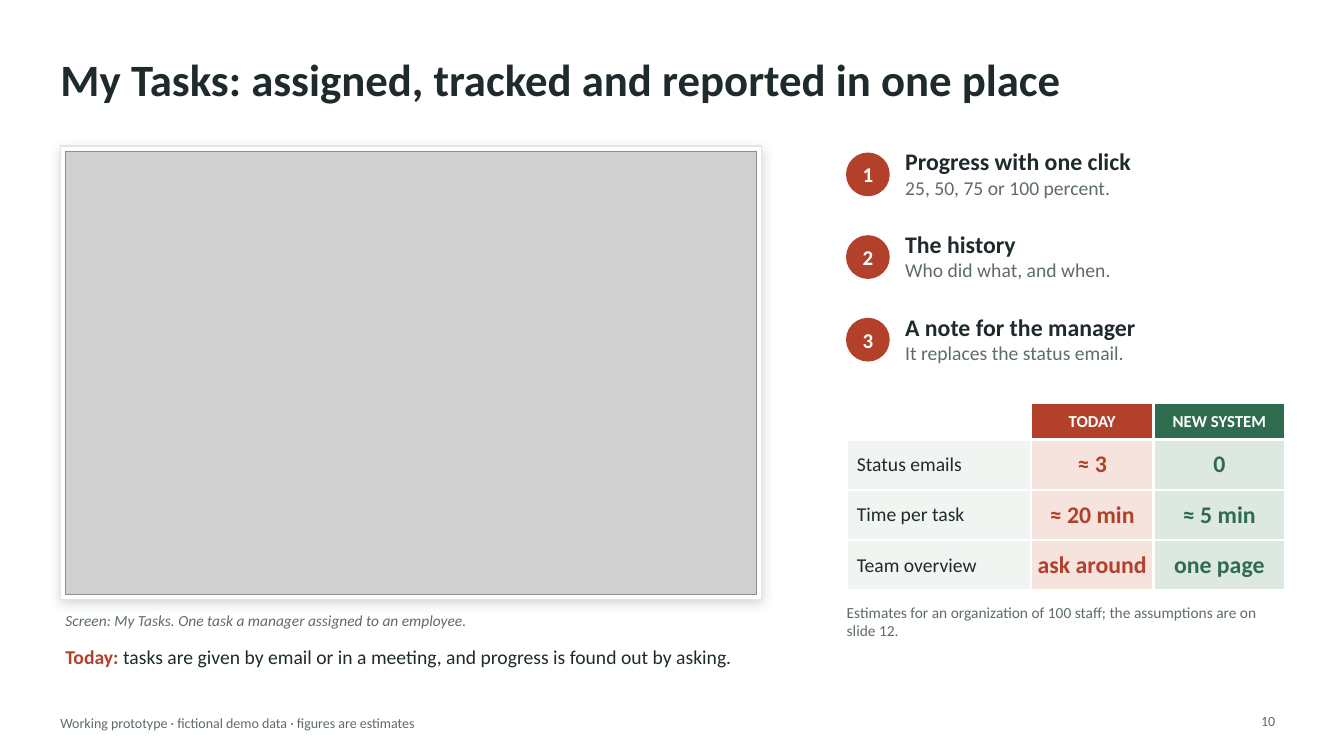
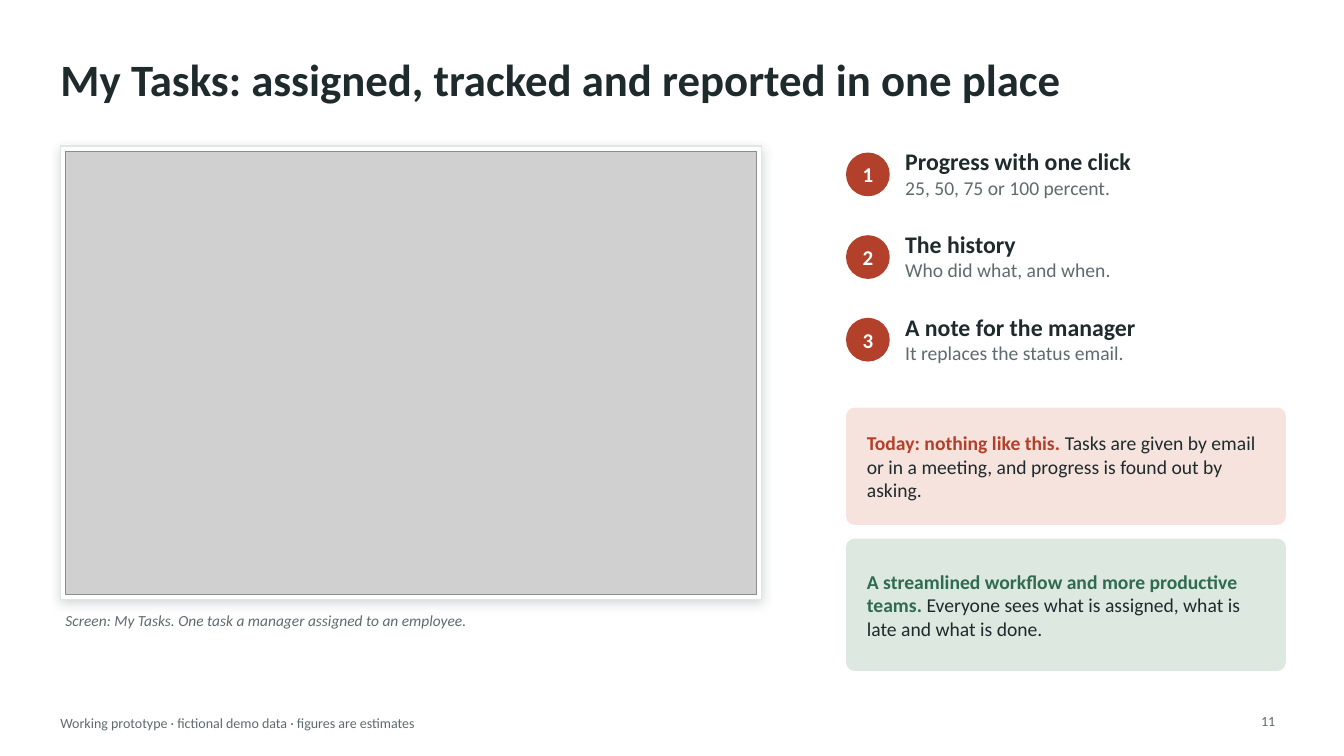
Before and after one commit to AndalibOlee/Portfolio, a slide deck: slide 11 of demo-platform/docs/DEMO_Executive_Presentation.pptx (slide 10 before the commit). Drawn at 1344x756 pixels with LibreOffice and Linux fonts; fonts in the diff are those of the drawing; grey boxes stand for pictures. Boxes give left, top, right and bottom in pixels: in the first picture for what was removed or moved away, otherwise in the second. Text is boxed around its words. In the diff, an @@ line names an element or a change of style, - is before the commit and + after.

```diff
--- a/demo-platform/docs/DEMO_Executive_Presentation.pptx
+++ b/demo-platform/docs/DEMO_Executive_Presentation.pptx
@@ table removed at (847, 403, 1286, 581), 4 rows, 3 columns @@
- | TODAY | NEW SYSTEM
-Status emails | ≈ 3 | 0
-Time per task | ≈ 20 min | ≈ 5 min
-Team overview | ask around | one page
@@ rounded rectangle added at (847, 408, 1286, 524), fill #F6E3DD, outline #F6E3DD 1 pt @@
@@ text "Today: nothing like this. Tasks ..." at (867, 436, 1255, 501): vertical alignment top to middle @@
@@ text at (867, 436, 1255, 501): text changed @@
-Today: tasks are given by email or in a meeting, and progress is found out by asking.
+Today: nothing like this. Tasks are given by email or in a meeting, and progress is found out by asking.
@@ rounded rectangle added at (847, 539, 1286, 670), fill #DCE8E0, outline #DCE8E0 1 pt @@
@@ text added at (867, 575, 1240, 636), 14 pt, text #1E2A2C @@
+A streamlined workflow and more productive teams. Everyone sees what is assigned, what is late and what is done.
@@ text removed at (847, 607, 1256, 636) @@
-Estimates for an organization of 100 staff; the assumptions are on slide 12.
@@ page number at (1261, 717, 1275, 726): text changed @@
-10
+11
```
Also in this commit, not shown: 8 other slides changed, 1 slide added, 1 slide removed, 13 other files.
